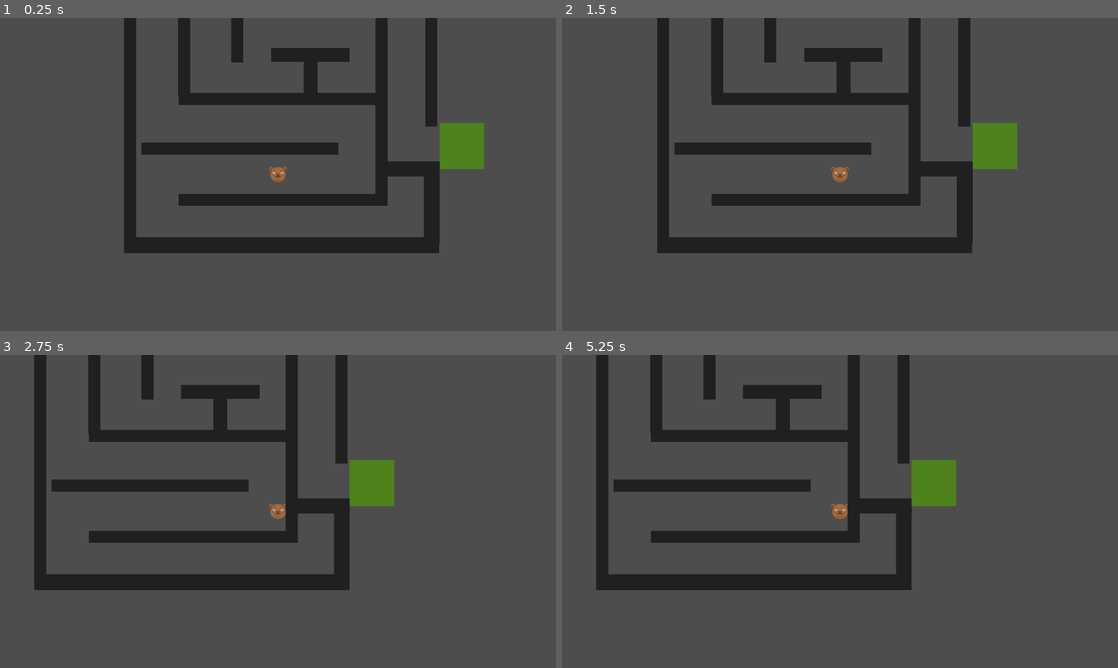
Above: before the commit, frames 1-4 (two rows, left to right).
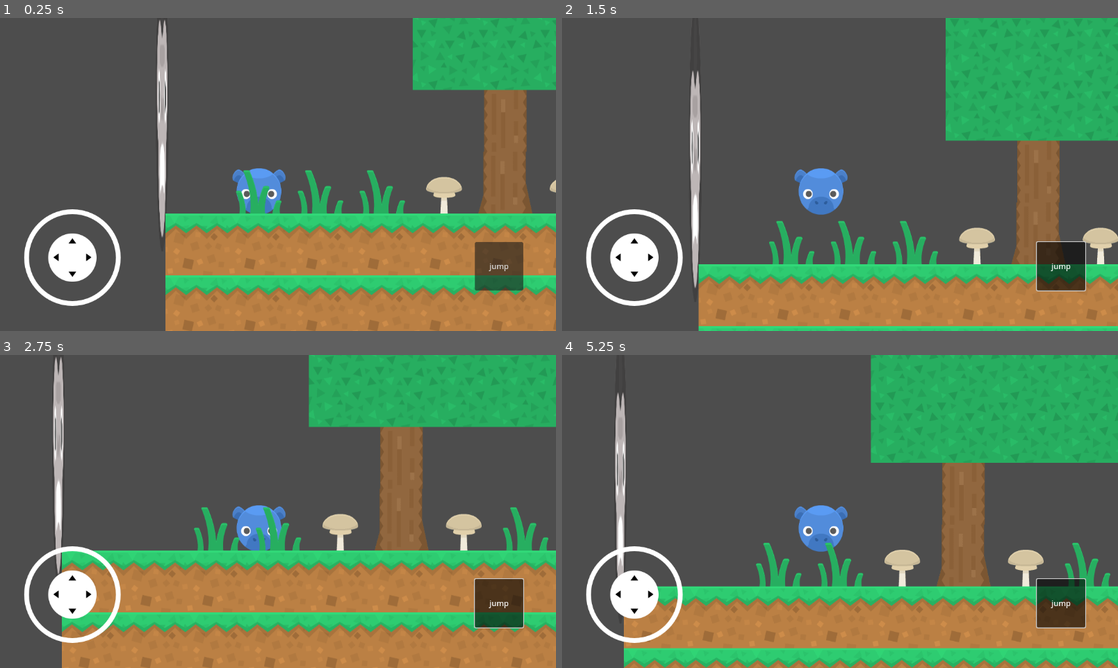
Above: after the commit, the same moments.

Repository: Tvorba-her-v-pohybu/mushroom_hyppo
Game: Godot game, scene res://scenes/pokus 112345678910.tscn
Two runs of this game, one before a commit and one after it. Both use one fixed random seed, a clock stepped at 60 frames per second and the inputs below. Before the commit the project starts from res://scenes/example_final/main.tscn.
Inputs (mouse positions are in pixels of both pictures, inside the frame that each line leads up to):
- Up to frame 1 (0.25 s): no input
- Up to frame 2 (1.5 s): click (1062, 265) at 0.5 s, where only the run after the commit has a clickable "jump"; tap Enter (ui_accept) at 1.25 s; move the mouse to (962, 158) at 1.27 s; hold Right (ui_right) from 1.28 s (still down); click (962, 158) at 1.42 s
- Up to frame 3 (2.75 s): tap Enter (ui_accept) at 1.52 s; release Right (ui_right) at 2 s; drag from (166, 527) to (372, 483) at 2.02 s
- Up to frame 4 (5.25 s): tap Enter (ui_accept) at 2.75, 4.25, 4.52 s; move the mouse to (895, 442) at 2.77 s; hold Left (ui_left) 2.78-3.5 s; drag from (812, 574) to (673, 464) at 3.52 s; move the mouse to (1006, 558) at 4.27 s; hold Right (ui_right) 4.28-5 s; drag from (673, 464) to (934, 483) at 5.02 s

The runs differ from the first frame. In frame 1, 51% of the frame differs, in the area x 4-100%, y 0-100%; in frame 2, 50%; in frame 3, 61%; in frame 4, 58%.

Commit message:
start scene fix

Diff:
--- a/godot_project/project.godot
+++ b/godot_project/project.godot
@@ -11,7 +11,7 @@
 [application]
 
 config/name="labyrint"
-run/main_scene="res://scenes/example_final/main.tscn"
+run/main_scene="res://scenes/pokus 112345678910.tscn"
 config/features=PackedStringArray("4.3", "GL Compatibility")
 config/icon="res://icon.svg"
 
Not shown, changed: web/index.pck
